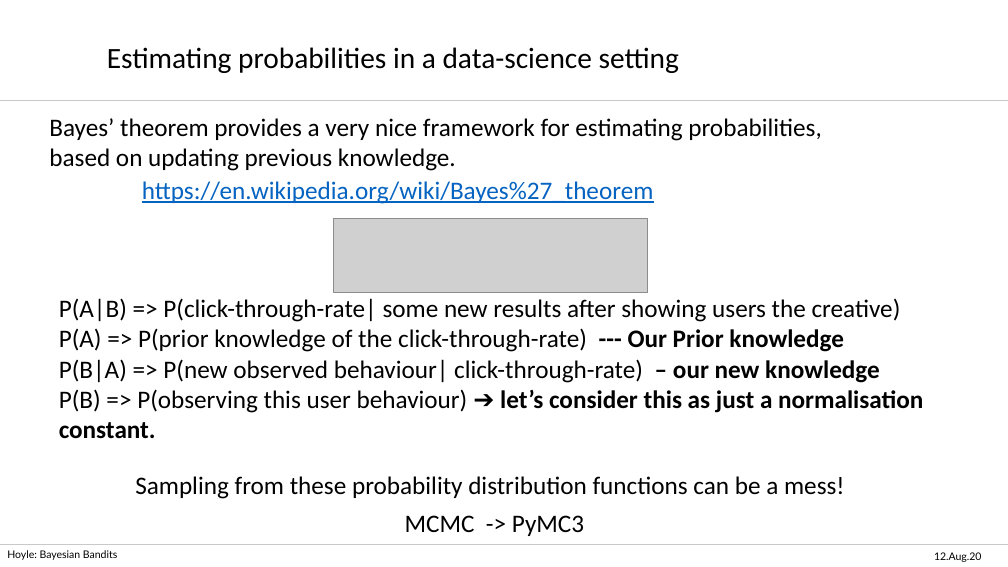
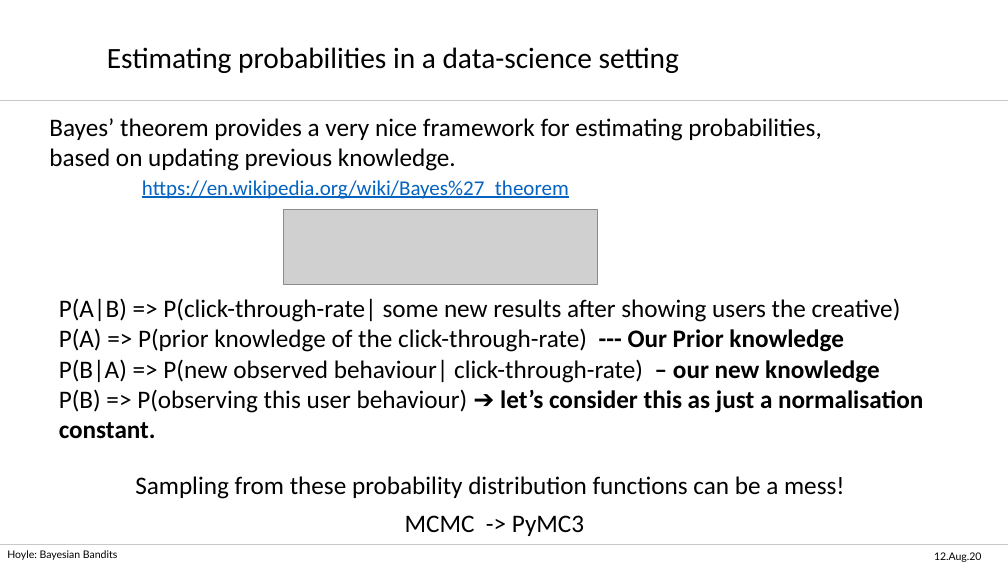
Before and after one commit to hoyleb/bayesian_bandit_demo, a slide deck: slide 10 of talk/Bayesian_Bandit_Ben_Hoyle.pptx. Drawn at 1008x567 pixels with LibreOffice and Linux fonts; fonts in the diff are those of the drawing; grey boxes stand for pictures; background and template pictures are left out. Boxes give left, top, right and bottom in pixels: in the first picture for what was removed or moved away, otherwise in the second. Text is boxed around its words. In the diff, an @@ line names an element or a change of style, - is before the commit and + after.

```diff
--- a/talk/Bayesian_Bandit_Ben_Hoyle.pptx
+++ b/talk/Bayesian_Bandit_Ben_Hoyle.pptx
@@ text "https://en.wikipedia.org/wiki/Bayes%27_theorem" at (142, 180, 569, 199): size 24 to 20 pt @@
@@ picture: place and size @@
-picture at (333, 219, 647, 293)
+picture at (284, 209, 597, 284)
```
Also in this commit, not shown: 9 other slides changed, 3 slides added, 1 other file.
